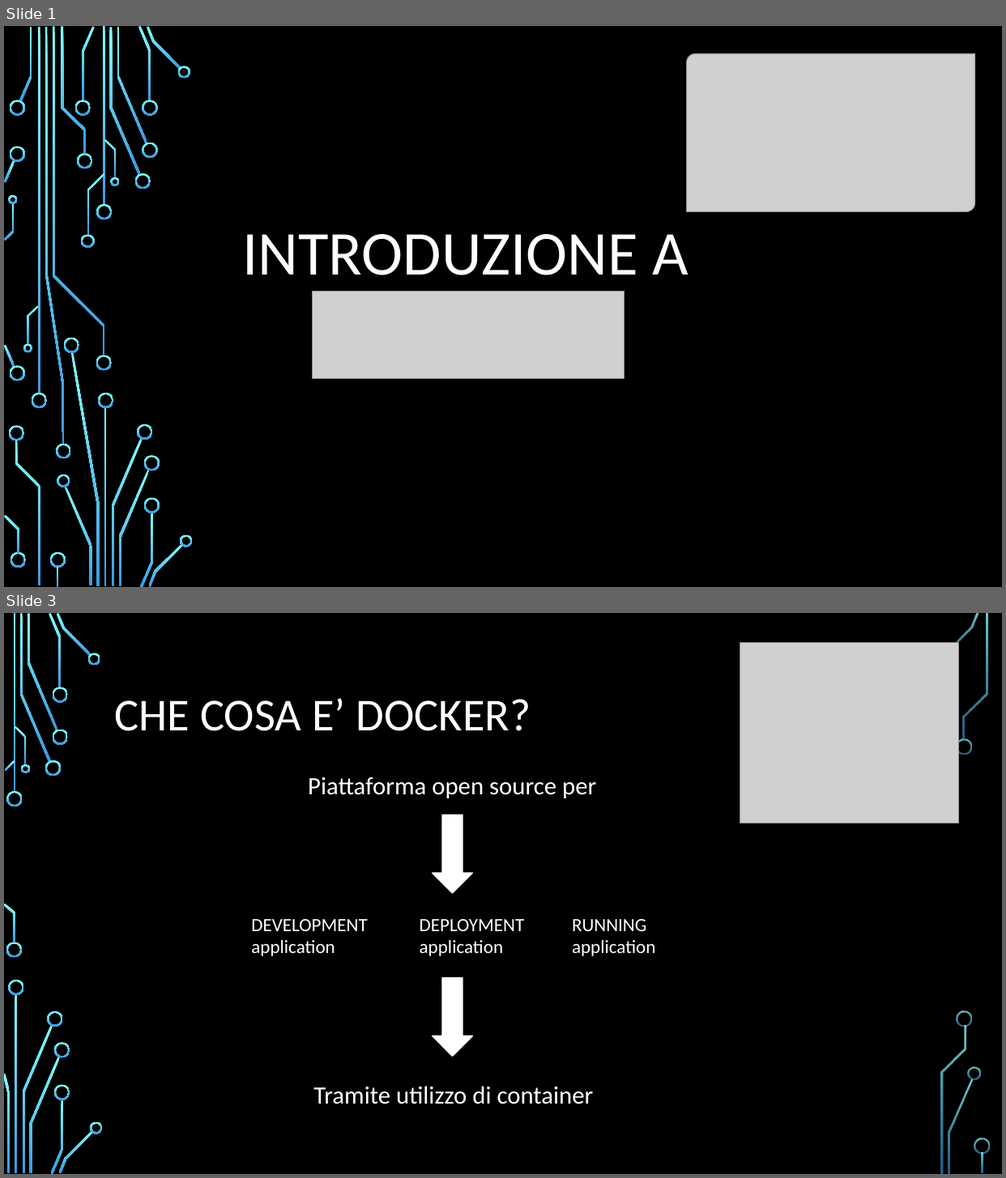
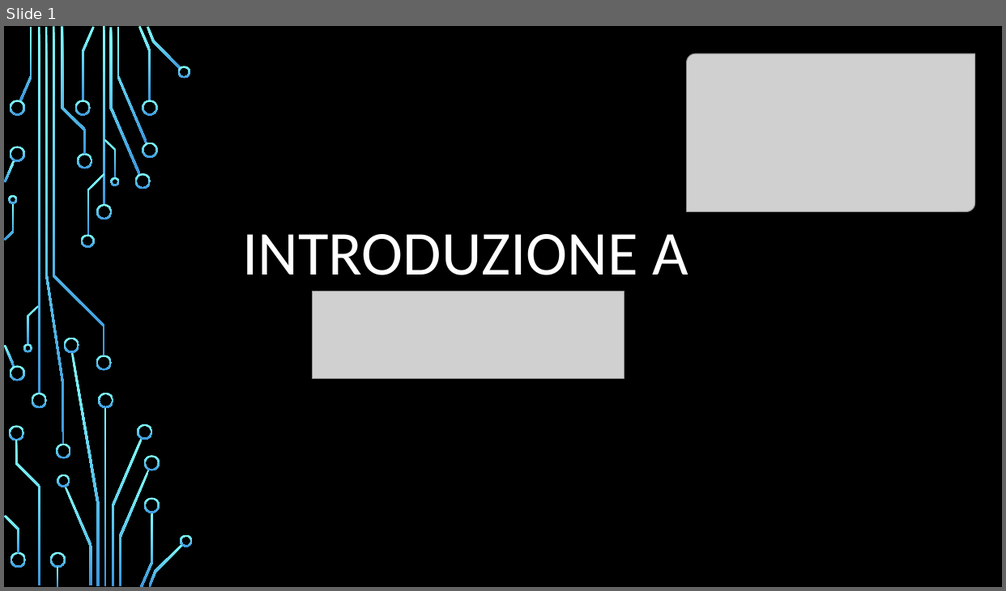
Before and after one commit to angelitadoria/Documenti-stage, a slide deck: prsentazione_DOCKER.pptx. Shown one above the other, each under a label of ours: slides 1 and 3 before the commit, slide 1 after it; the slides between them are not shown. The pictures are 1006x1178 and 1006x591 pixels, drawn with LibreOffice and Linux fonts; fonts in the diff are those of the drawing; grey boxes stand for pictures; background and template pictures are left out. Boxes give left, top, right and bottom in pixels: in the first picture for what was removed or moved away, otherwise in the second. Text is boxed around its words. In the diff, an @@ line names an element or a change of style, - is before the commit and + after.

```diff
--- a/prsentazione_DOCKER.pptx
+++ b/prsentazione_DOCKER.pptx
@@ slide 3 removed at bbox=[4, 613, 1002, 1174], background picture (left out) @@
@@ picture removed at bbox=[740, 642, 958, 824] @@
@@ title removed at bbox=[115, 698, 531, 731] @@
-CHE COSA E’ DOCKER?
@@ text removed at bbox=[308, 777, 596, 798] @@
-Piattaforma open source per
@@ down arrow removed at bbox=[432, 815, 472, 893] @@
@@ text removed at bbox=[251, 919, 367, 956] @@
-DEVELOPMENT
-application
@@ text removed at bbox=[420, 919, 525, 956] @@
-DEPLOYMENT
-application
@@ text removed at bbox=[572, 919, 655, 956] @@
-RUNNING
-application
@@ down arrow removed at bbox=[432, 978, 472, 1056] @@
@@ text removed at bbox=[313, 1086, 594, 1105] @@
-Tramite utilizzo di container
@@ group removed at bbox=[4, 613, 990, 1174]: 32 freeform shapes, 3 rectangles @@
```
Also in this commit, not shown: 2 slides changed, 5 slides added, 1 other slide removed.
